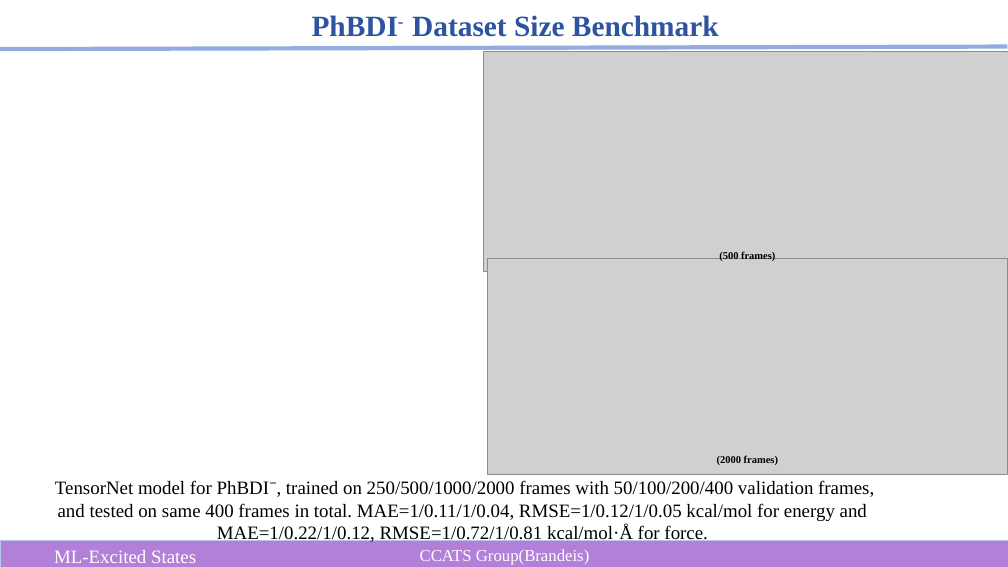
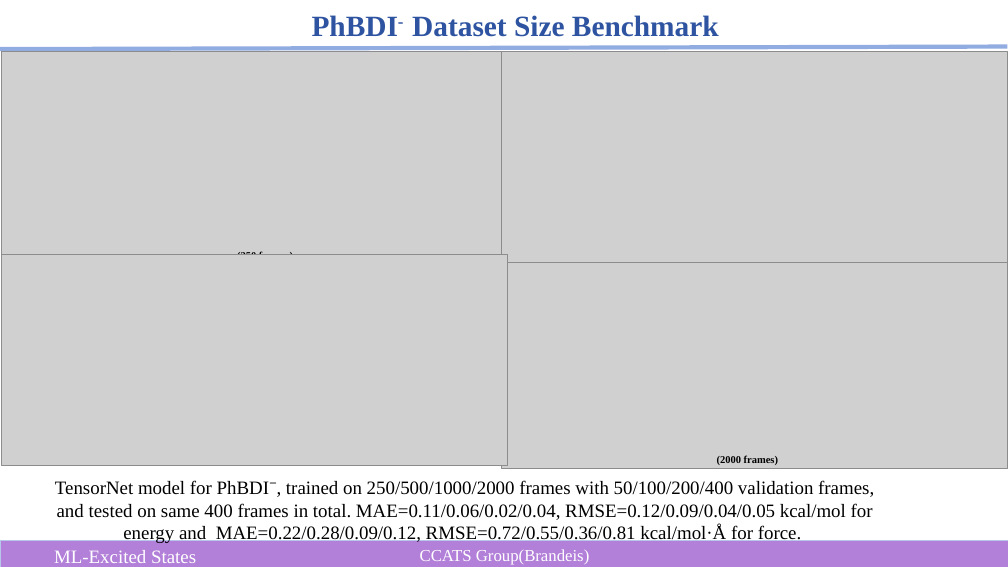
Before and after one commit to MoriyaSuwako2524/chemlab, a slide deck: slide 7 of notes/ML-TDDFT.pptx. Drawn at 1008x567 pixels with LibreOffice and Linux fonts; fonts in the diff are those of the drawing; grey boxes stand for pictures. Boxes give left, top, right and bottom in pixels: in the first picture for what was removed or moved away, otherwise in the second. Text is boxed around its words. In the diff, an @@ line names an element or a change of style, - is before the commit and + after.

```diff
--- a/notes/ML-TDDFT.pptx
+++ b/notes/ML-TDDFT.pptx
@@ picture: place and size @@
-picture at [484, 52, 1008, 271]
+picture at [2, 51, 507, 262]
@@ picture added at [501, 51, 1007, 262] @@
@@ picture added at [2, 254, 507, 465] @@
@@ text at [237, 251, 293, 255]: text changed @@
-(500 frames)
+(250 frames)
@@ picture: place and size @@
-picture at [488, 258, 1008, 475]
+picture at [501, 258, 1007, 469]
@@ text at [55, 480, 874, 544]: text changed @@
-TensorNet model for PhBDI⁻, trained on 250/500/1000/2000 frames with 50/100/200/400 validation frames, and tested on same 400 frames in total. MAE=1/0.11/1/0.04, RMSE=1/0.12/1/0.05 kcal/mol for energy and MAE=1/0.22/1/0.12, RMSE=1/0.72/1/0.81 kcal/mol·Å for force.
+TensorNet model for PhBDI⁻, trained on 250/500/1000/2000 frames with 50/100/200/400 validation frames, and tested on same 400 frames in total. MAE=0.11/0.06/0.02/0.04, RMSE=0.12/0.09/0.04/0.05 kcal/mol for energy and MAE=0.22/0.28/0.09/0.12, RMSE=0.72/0.55/0.36/0.81 kcal/mol·Å for force.
```
Also in this commit, not shown: 5 other files.
